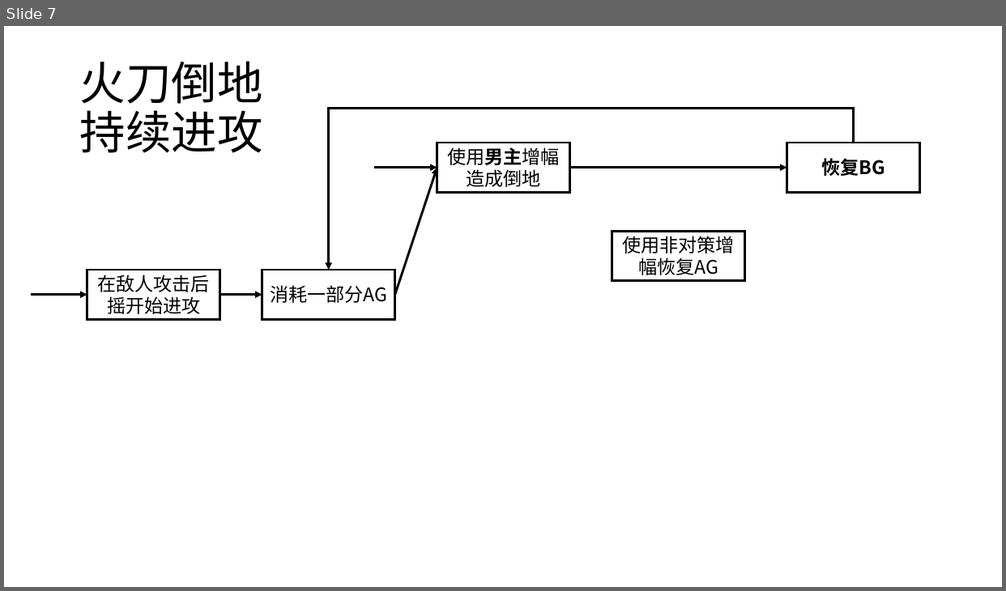
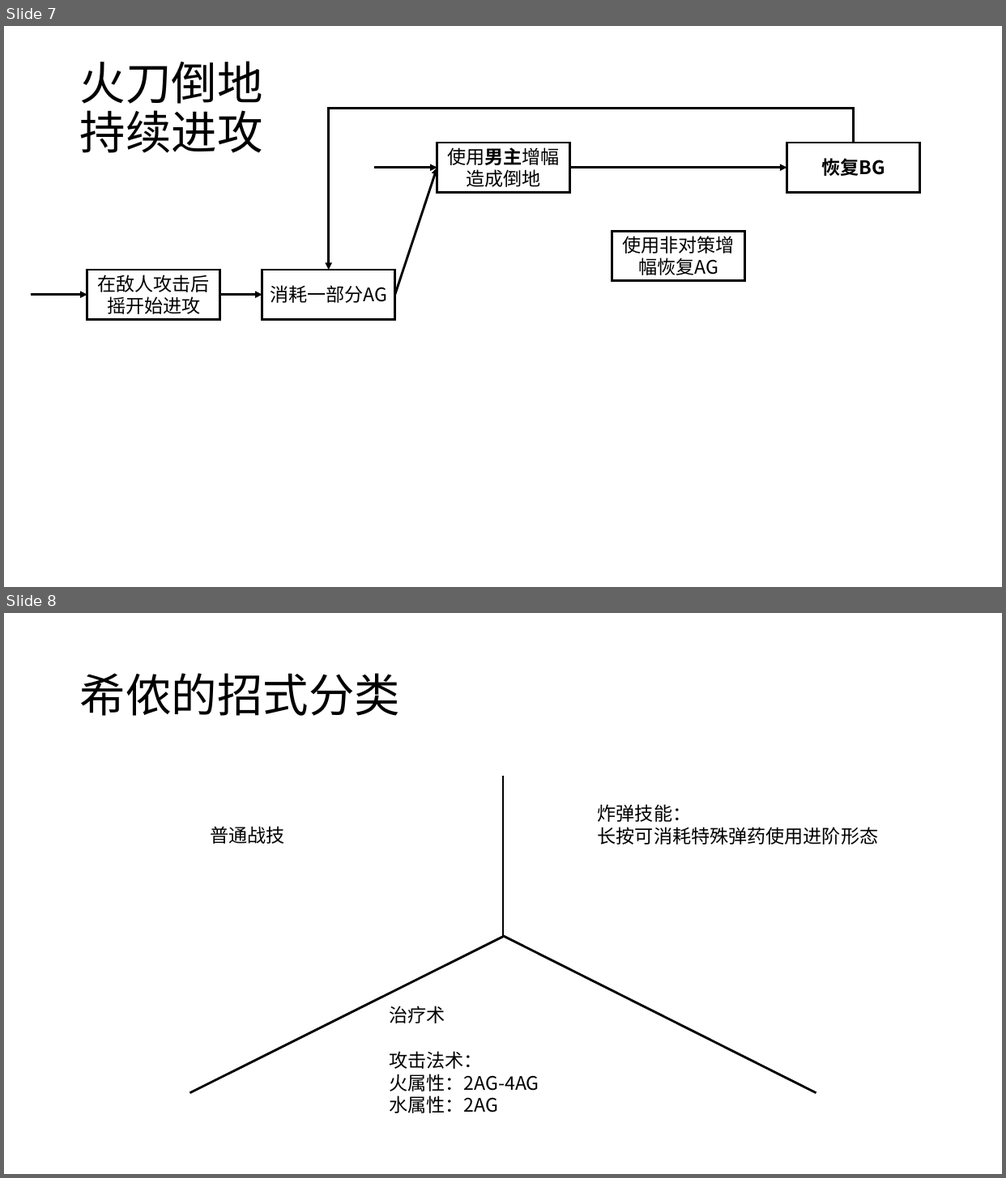
Before and after one commit to GameData-by-Darkbblue/Tales-of-Arise, a slide deck: 图示.pptx. Shown one above the other, each under a label of ours: slide 7 before the commit, slides 7 and 8 after it. The pictures are 1006x591 and 1006x1178 pixels, drawn with LibreOffice and Linux fonts; fonts in the diff are those of the drawing. Boxes give left, top, right and bottom in pixels: in the first picture for what was removed or moved away, otherwise in the second. Text is boxed around its words. In the diff, an @@ line names an element or a change of style, - is before the commit and + after.

```diff
--- a/图示.pptx
+++ b/图示.pptx
@@ slide 8 added at <box>4,613,1002,1174</box>, background #FFFFFF @@
@@ title added at <box>80,673,400,716</box>, 44 pt, text #000000 @@
+希侬的招式分类
@@ line added from (503, 776) to (503, 935), #000000 2.25 pt @@
@@ text added at <box>598,804,878,845</box>, 18 pt, text #000000 @@
+炸弹技能：
+长按可消耗特殊弹药使用进阶形态
@@ text added at <box>210,826,284,844</box>, 18 pt, text #000000 @@
+普通战技
@@ line added from (503, 937) to (189, 1093), #000000 2.25 pt @@
@@ line added from (503, 935) to (816, 1093), #000000 2.25 pt @@
@@ text added at <box>389,1006,539,1114</box>, 18 pt, text #000000 @@
+治疗术
+攻击法术：
+火属性：2AG-4AG
+水属性：2AG
```
Also in this commit, not shown: 1 slide changed, 3 other slides added, 1 other file.
